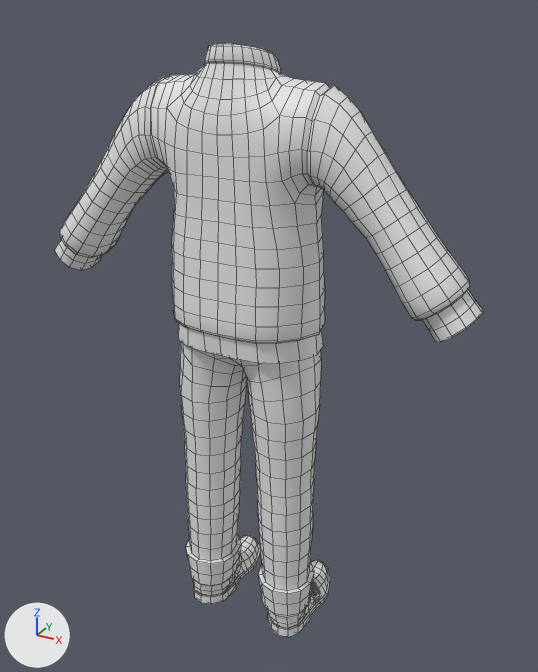
A saved change to the FBX model Assets/Content/3Dmodels/Attires/Bandits/Common/Type3/3Dmodel_Attire_Bandit_Common_Type3.fbx.
Before and after are seen from a 50 mm camera at (0.884, -1.497, 1.638) aimed at (0.01, 0.092, 0.843). Lighting does not change. The marker at lower left points along +X, +Y and +Z. The picture after the commit comes second. Mesh edges are drawn as thin lines.

The first picture shows 'Attire_Bandit_Common_Type3'.
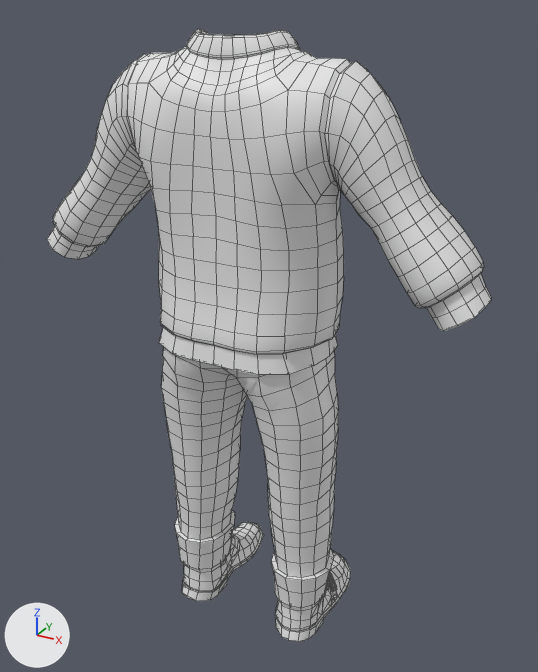
The newer file adds a shape key; the second version is drawn at full value of the shape key 'BlendShape_BodyType_Male_Strong' of 'Attire_Bandit_Common_Type3', and the change is written as the vertex moves it makes.

The edits, one by one:
me_attire_bandit_common_type3 is used by ob_attire_bandit_common_type3; location (0.0, 0.0, 0.0); rotation (0.0, 0.0, 3.142), in degrees (0, 0, 180).
me_attire_bandit_common_type3 had 2428 vertices, 2518 faces and spanned x -0.58..0.58, y -0.23..0.14, z 0.0..1.57.
me_attire_bandit_common_type3 now has 2428 vertices, 2518 faces and spans x -0.59..0.59, y -0.29..0.17, z 0.0..1.6.
me_attire_bandit_common_type3 part 1: the loose piece of 32 vertices spanning x -0.18..-0.15, y -0.11..-0.07, z 0.04..0.07 is moved by (-0.04, -0.03, 0.02).
me_attire_bandit_common_type3 part 2: 2244 of 2428 vertices moved; they spanned x -0.58..0.58, y -0.23..0.14, z 0.0..1.57 and now span x -0.59..0.59, y -0.29..0.17, z 0.0..1.6; mean shift (0.0, -0.01, 0.02); largest move (0.18, -0.03, 0.33) -> (0.23, -0.06, 0.39).
Other edits to the shape of me_attire_bandit_common_type3 do not show in these pictures.

Boxes [x1, y1, x2, y2] around the edits, measured in the pictures (538 x 672 px; the box of a moved part takes in the faces that stretch with it):
'Attire_Bandit_Common_Type3', reshaped
    before: [55, 43, 483, 637]
    after: [47, 29, 491, 642]
part 1 of me_attire_bandit_common_type3, moved or reshaped
    before: [312, 582, 320, 596]
    after: [329, 573, 337, 592]
part 2 of me_attire_bandit_common_type3, moved or reshaped
    before: [55, 43, 483, 637]
    after: [47, 29, 491, 642]
